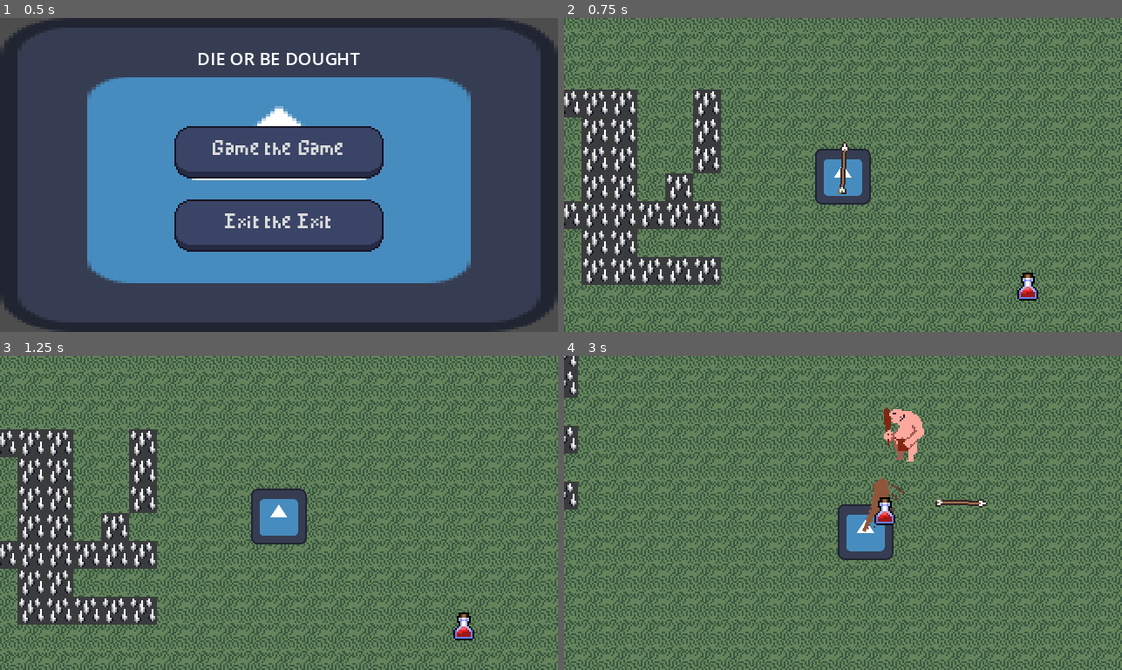
Above: before the commit, frames 1-4 (two rows, left to right).
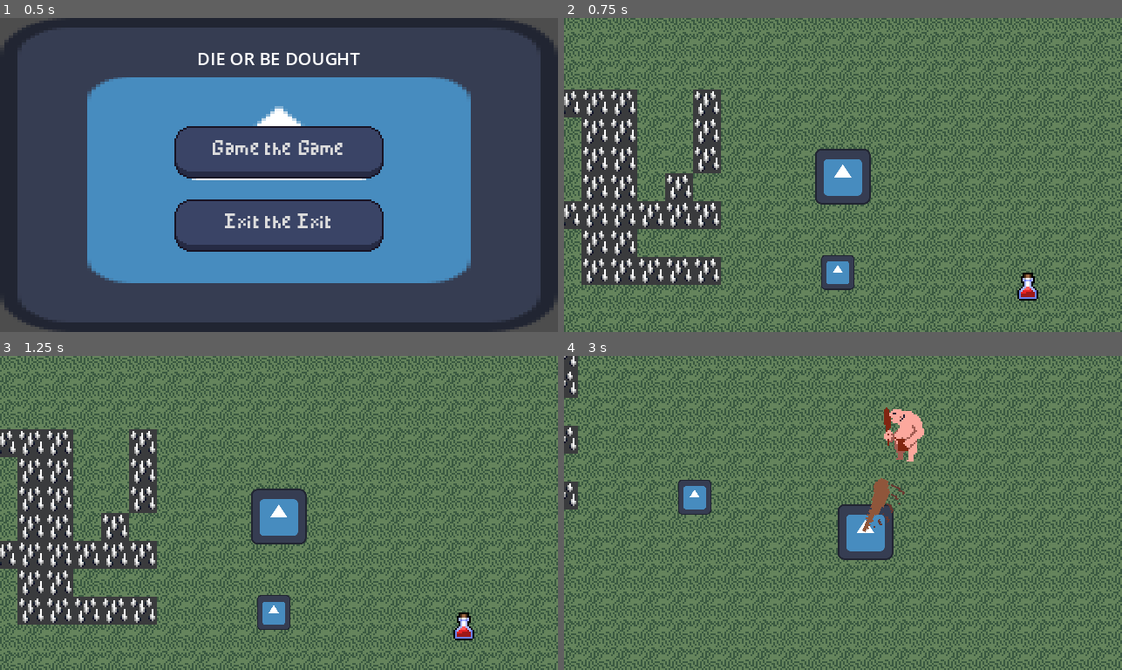
Above: after the commit, the same moments.

Repository: KxUgh/48h-game-jam-game
Game: Godot game, scene res://scenes/main_menu.tscn
Same seed, same stepped clock (60 frames per second), same inputs: the game is played once before the commit and once after it. The engine's default icon, where the game draws it, is replaced by a stand-in: a white triangle on a blue panel in a dark square.
Inputs (mouse positions are in pixels of both pictures, inside the frame that each line leads up to):
- Up to frame 1 (0.5 s): no input
- Up to frame 2 (0.75 s): click "Game the Game" at 0.5 s
- Up to frame 3 (1.25 s): no input
- Up to frame 4 (3 s): move the mouse to (965, 497) at 1.27 s; hold D (right) 1.28-2.03 s; click (965, 497) at 1.35 s; move the mouse to (731, 528) at 2.02 s; hold S (down) 2.03-2.78 s; click (731, 528) at 2.1 s; move the mouse to (898, 443) at 2.77 s; hold D (right) from 2.78 s (still down); click (898, 443) at 2.85 s

Frame 1 is identical in both runs. In frame 2, 0.8% of the frame differs, in the area x 46-53%, y 39-87%; in frame 3, 0.7%; in frame 4, 1.1%, in the area x 20-76%, y 39-54%.

Commit message:
fix arrow

Diff:
--- a/scenes/archer.tscn
+++ b/scenes/archer.tscn
@@ -1,7 +1,8 @@
-[gd_scene load_steps=4 format=3 uid="uid://crvonej7n4k7i"]
+[gd_scene load_steps=5 format=3 uid="uid://dljdaakwoupl3"]
 
 [ext_resource type="Script" path="res://scripts/archer.gd" id="1_do7yj"]
-[ext_resource type="PackedScene" uid="uid://bhdpsswacswrp" path="res://scenes/bow.tscn" id="2_0pvea"]
+[ext_resource type="PackedScene" path="res://scenes/bow.tscn" id="2_0pvea"]
+[ext_resource type="Texture2D" uid="uid://o68a8bjvx1yl" path="res://assets/icon.svg" id="2_2on0y"]
 
 [sub_resource type="RectangleShape2D" id="RectangleShape2D_1r14k"]
 
@@ -17,6 +18,8 @@
 shape = SubResource("RectangleShape2D_1r14k")
 
 [node name="Sprite2D" type="Sprite2D" parent="."]
+scale = Vector2(0.148437, 0.15625)
+texture = ExtResource("2_2on0y")
 
 [node name="Bow" parent="." node_paths=PackedStringArray("weapon_owner") instance=ExtResource("2_0pvea")]
 weapon_owner = NodePath("..")
--- a/scripts/arrow.gd
+++ b/scripts/arrow.gd
@@ -4,13 +4,14 @@
 @export var max_duration: float
 
 @onready var duration: float = 0
-# Called when the node enters the scene tree for the first time.
-func _ready() -> void:
-	pass # Replace with function body.
 
 func _physics_process(delta: float) -> void:
 	duration += delta
 	var direction: Vector2 = Vector2(cos(rotation),sin(rotation)).normalized()
 	position += speed * direction * delta
-	if duration > max_duration or targets_hit > 0:
+	if duration > max_duration:
 		queue_free()
+
+func _on_body_entered(body: Node2D) -> void:
+	super(body)
+	queue_free()
--- a/scripts/attack.gd
+++ b/scripts/attack.gd
@@ -2,7 +2,6 @@
 extends Area2D
 
 var damage: float
-var targets_hit: int = 0
 
 func _ready() -> void:
 	body_entered.connect(_on_body_entered)
@@ -10,4 +9,3 @@
 func _on_body_entered(body: Node2D) -> void:
 	if body is Entity:
 		body.take_damage(damage)
-		targets_hit += 1
Not shown: 1 places in scenes/caveman.tscn that only renumber resources
Not shown: 1 places in scenes/main.tscn that only renumber resources
Not shown: 1 places in scenes/player.tscn that only renumber resources
